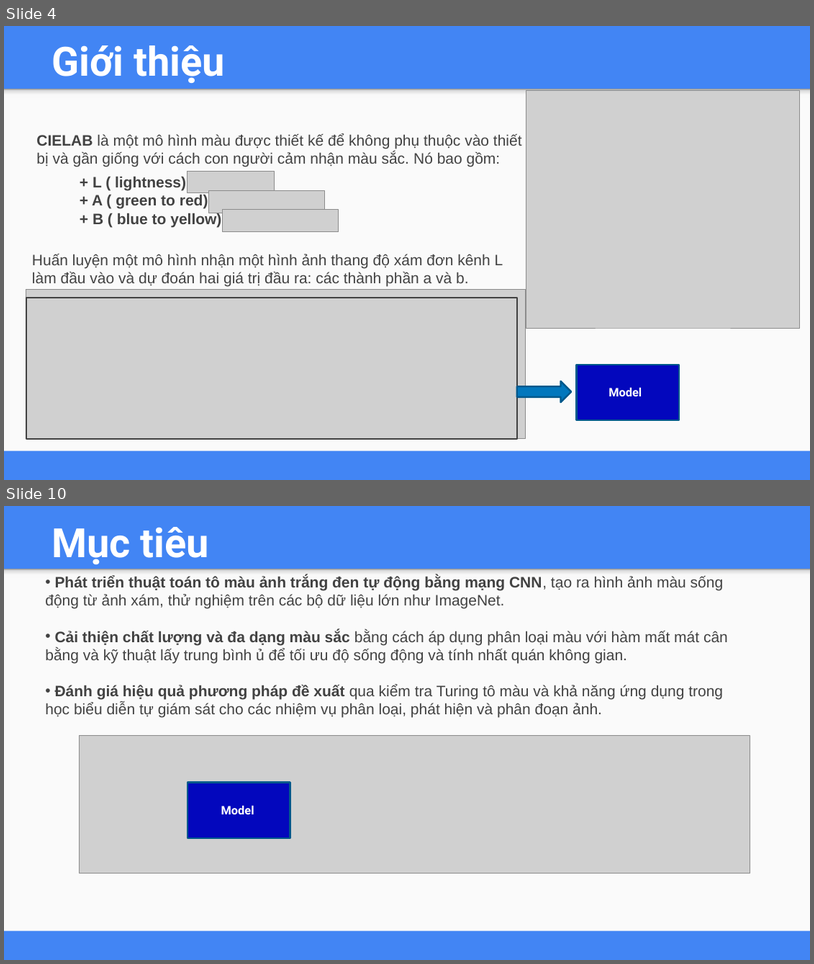
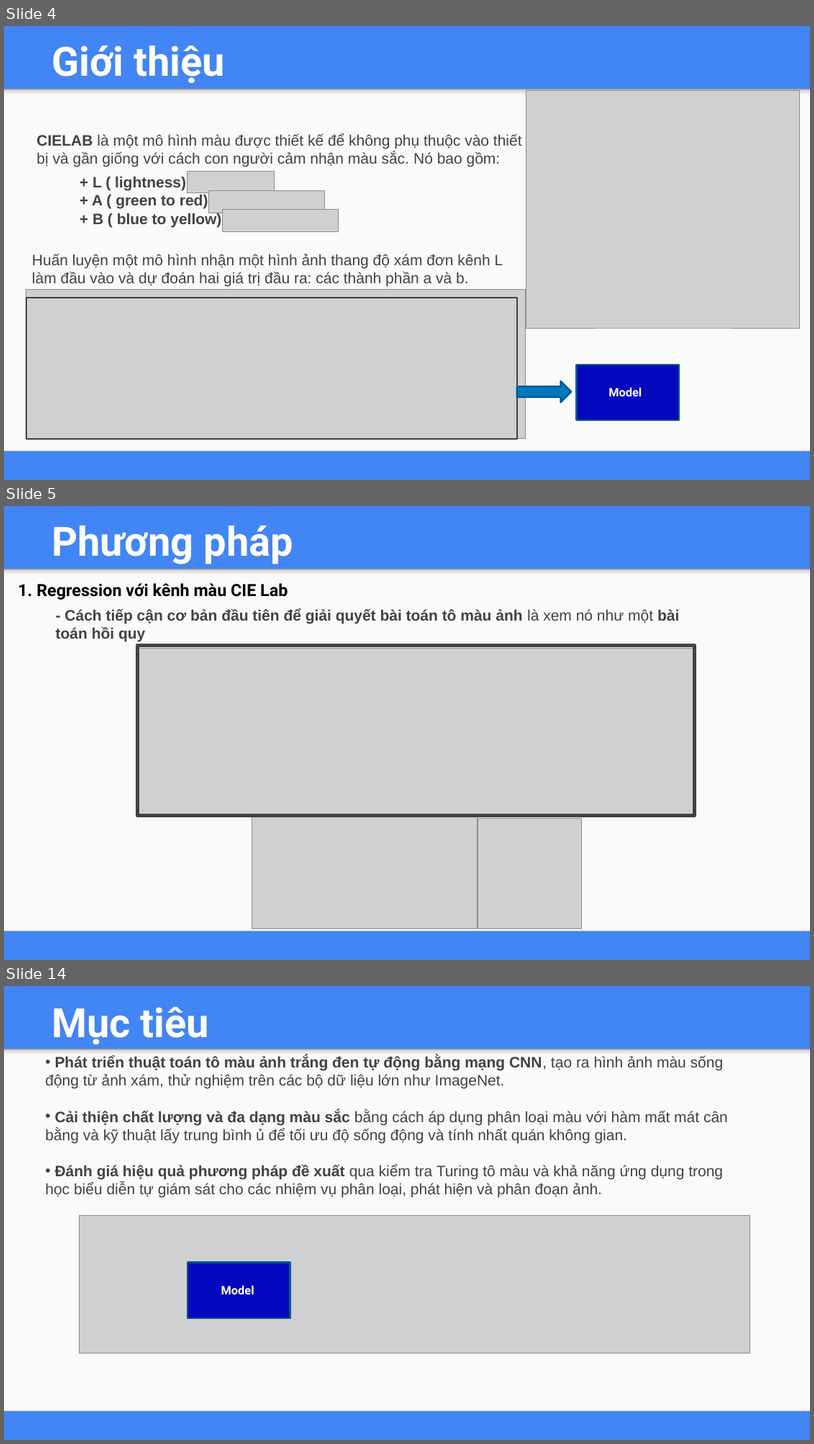
Before and after one commit to lekhanhhoang/influence-of-color, a slide deck: Báo cáo Final.pptx. Shown one above the other, each under a label of ours: slides 4 and 10 before the commit, slides 4, 5 and 14 after it; the slides between them are not shown. The pictures are 814x964 and 814x1444 pixels, drawn with LibreOffice and Linux fonts; fonts in the diff are those of the drawing; grey boxes stand for pictures. Boxes give left, top, right and bottom in pixels: in the first picture for what was removed or moved away, otherwise in the second. Text is boxed around its words. In the diff, an @@ line names an element or a change of style, - is before the commit and + after.

```diff
--- a/Báo cáo Final.pptx
+++ b/Báo cáo Final.pptx
@@ slide 5 added at (4,506,810,960), background #4285F4; not listed: 2 template elements that a slide beside it also shows @@
@@ title added at (52,525,293,564), 48 pt, text #FFFFFF, bold @@
+Phương pháp
@@ text added at (18,583,288,600), 20 pt, text #000000, bold @@
+1. Regression với kênh màu CIE Lab
@@ text added at (56,609,679,642), 18 pt, text #424242, bold @@
+- Cách tiếp cận cơ bản đầu tiên để giải quyết bài toán tô màu ảnh là xem nó như một bài toán hồi quy
@@ picture added at (138,648,695,815) @@
@@ rectangle added at (138,646,695,815), outline #424242 4.5 pt @@
@@ picture added at (252,815,478,928) @@
@@ picture added at (478,818,582,928) @@
@@ what was slide 10 is now slide 14 @@
```
Also in this commit, not shown: 5 slides changed, 3 other slides added.
